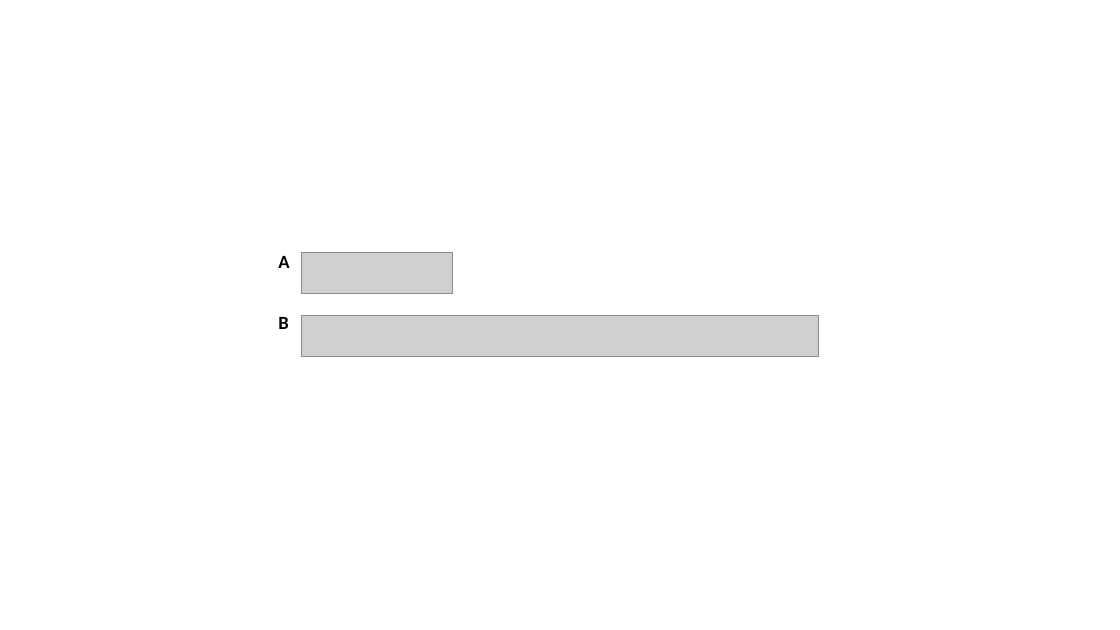
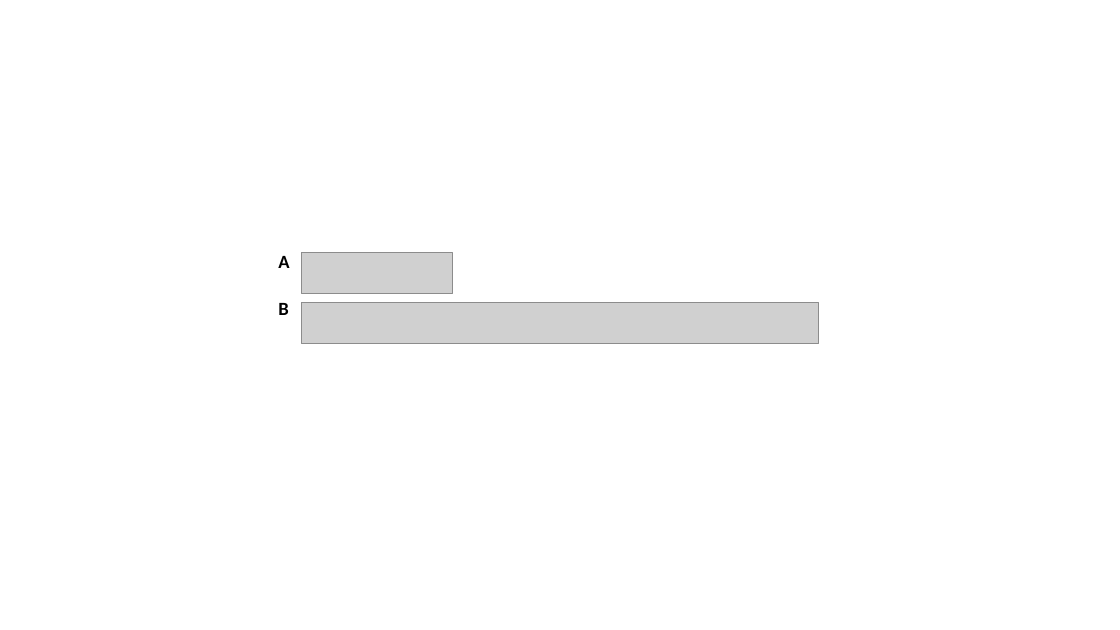
Before and after one commit to SofiaMM/bioanalysis, a slide deck: slide 5 of graphs_test/11-19/printscreens_tese.pptx. Drawn at 1120x630 pixels with LibreOffice and Linux fonts; fonts in the diff are those of the drawing; grey boxes stand for pictures. Boxes give left, top, right and bottom in pixels: in the first picture for what was removed or moved away, otherwise in the second. Text is boxed around its words. In the diff, an @@ line names an element or a change of style, - is before the commit and + after.

```diff
--- a/graphs_test/11-19/printscreens_tese.pptx
+++ b/graphs_test/11-19/printscreens_tese.pptx
@@ text "B": place and size @@
-text "B" at (278, 317, 288, 329)
+text "B" at (278, 303, 288, 315)
@@ picture: place and size @@
-picture at (302, 316, 819, 357)
+picture at (302, 302, 819, 344)
```
Also in this commit, not shown: 1 slide added, 7 other files.
